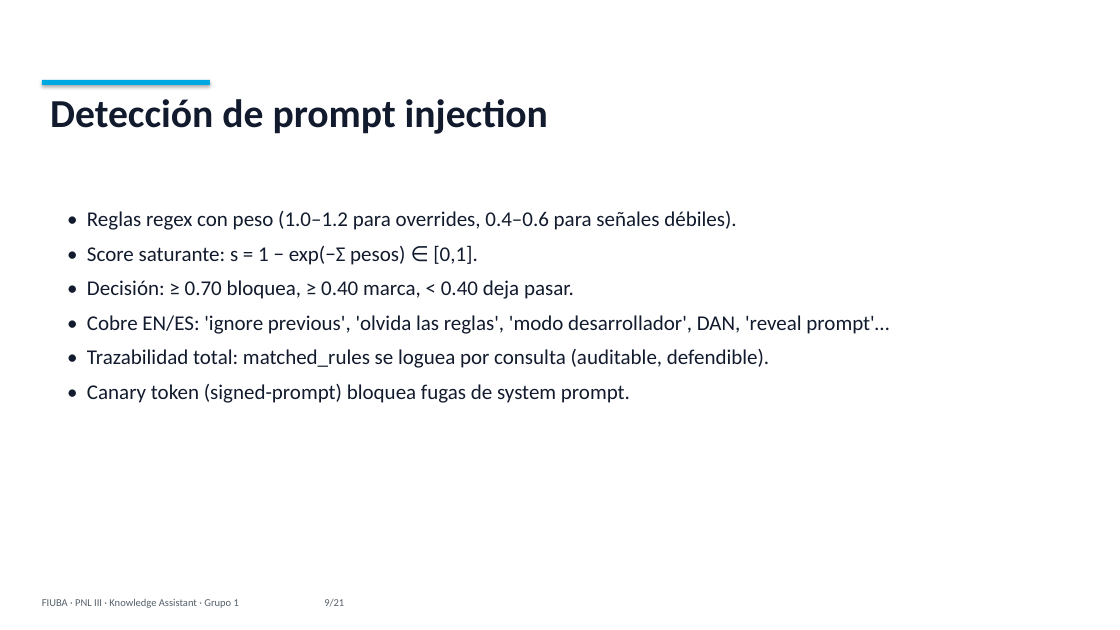
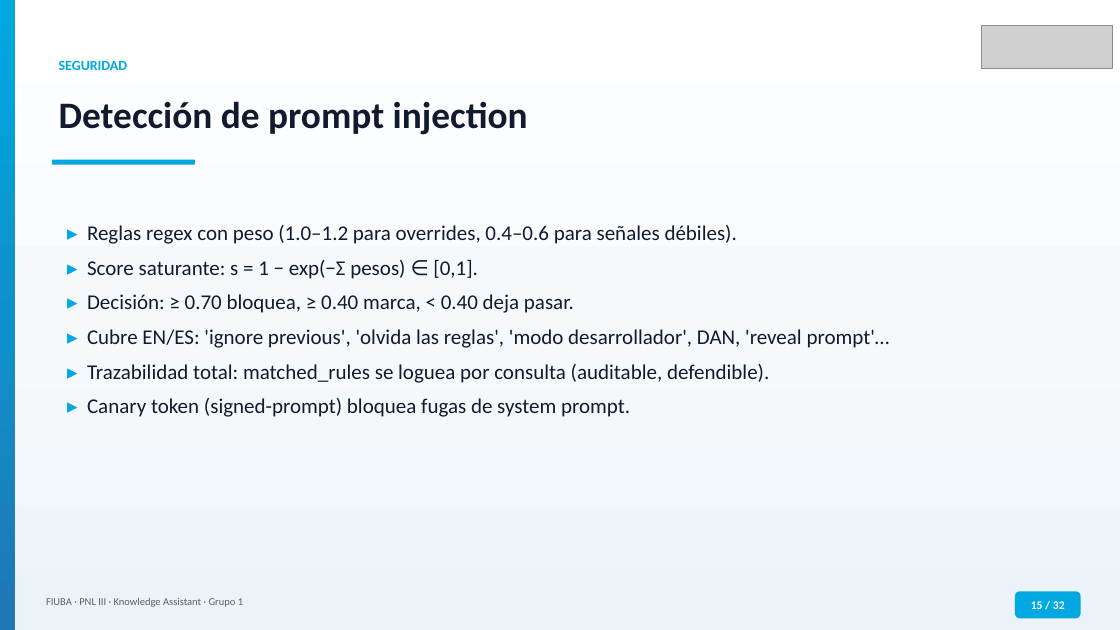
Before and after one commit to MLsound/multi-domain-assistant, a slide deck: slide 15 of docs/presentation_FIUBA.pptx (slide 9 before the commit). Drawn at 1120x630 pixels with LibreOffice and Linux fonts; fonts in the diff are those of the drawing; grey boxes stand for pictures. Boxes give left, top, right and bottom in pixels: in the first picture for what was removed or moved away, otherwise in the second. Text is boxed around its words. In the diff, an @@ line names an element or a change of style, - is before the commit and + after.

```diff
--- a/docs/presentation_FIUBA.pptx
+++ b/docs/presentation_FIUBA.pptx
@@ rectangle added at (0,0,1120,630), fill gradient #FFFFFF to #F6F9FC to #ECF3F8 @@
@@ rectangle added at (0,0,15,630), fill gradient #00A8E1 to #1090CA to #1F77B4 @@
@@ picture added at (981,25,1112,69) @@
@@ rectangle removed at (42,80,210,85) @@
@@ text "Detección de prompt injection": place and size @@
-text "Detección de prompt injection" at (50,99,548,134)
+text "Detección de prompt injection" at (59,101,528,135)
@@ text "Detección de prompt injection" at (59,101,528,135): size 34 to 32 pt @@
@@ text added at (59,61,128,70), 12 pt, text #00A8E1, bold @@
+SEGURIDAD
@@ rounded rectangle added at (52,160,195,165), fill #00A8E1 @@
@@ text at (87,225,890,417): text changed @@
-• Reglas regex con peso (1.0–1.2 para overrides, 0.4–0.6 para señales débiles).
-• Score saturante: s = 1 − exp(−Σ pesos) ∈ [0,1].
-• Decisión: ≥ 0.70 bloquea, ≥ 0.40 marca, < 0.40 deja pasar.
-• Cobre EN/ES: 'ignore previous', 'olvida las reglas', 'modo desarrollador', DAN, 'reveal prompt'…
-• Trazabilidad total: matched_rules se loguea por consulta (auditable, defendible).
-• Canary token (signed-prompt) bloquea fugas de system prompt.
+▸ Reglas regex con peso (1.0–1.2 para overrides, 0.4–0.6 para señales débiles).
+▸ Score saturante: s = 1 − exp(−Σ pesos) ∈ [0,1].
+▸ Decisión: ≥ 0.70 bloquea, ≥ 0.40 marca, < 0.40 deja pasar.
+▸ Cubre EN/ES: 'ignore previous', 'olvida las reglas', 'modo desarrollador', DAN, 'reveal prompt'…
+▸ Trazabilidad total: matched_rules se loguea por consulta (auditable, defendible).
+▸ Canary token (signed-prompt) bloquea fugas de system prompt.
@@ text at (46,598,243,607): text changed @@
-FIUBA · PNL III · Knowledge Assistant · Grupo 1 9/21
+FIUBA · PNL III · Knowledge Assistant · Grupo 1
@@ rounded rectangle added at (1015,592,1081,618), fill #00A8E1, 10 pt, text #FFFFFF, bold @@
+15 / 32
```
Also in this commit, not shown: 19 other slides changed, 12 slides added, 1 slide removed.
